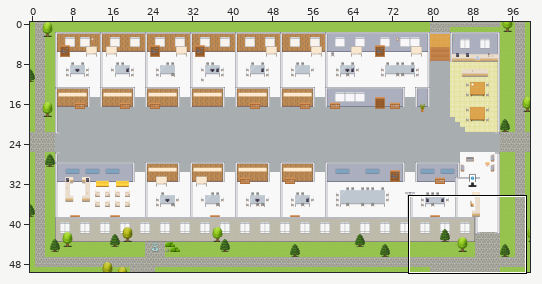
Two states of a Tiled map (JSON), maps/Lab-Enablement-Platform.tmj. Above, an overview of the earlier version with the close-up marked.
Close-up. Old version:
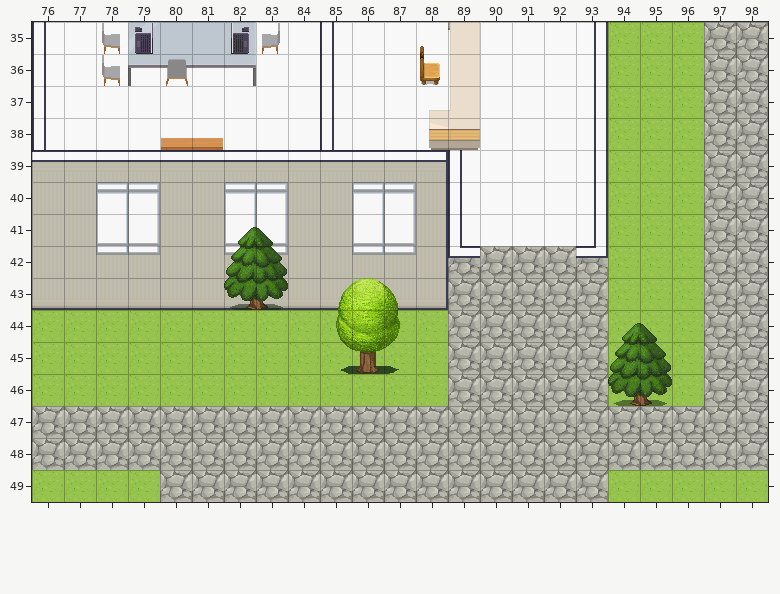
Cells are 32x32 px. Shown: x 76..98, y 35..49. The commit also changed other parts of the map, which this record leaves out.
After the commit:
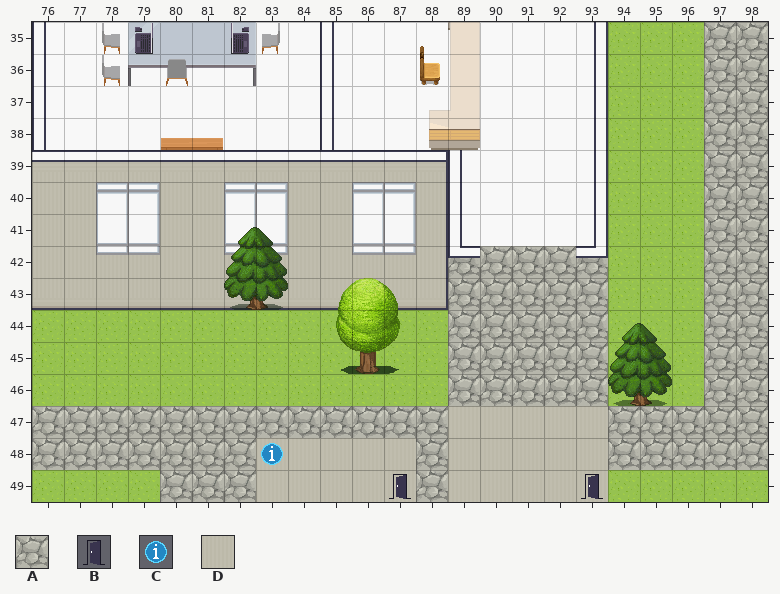
Key: from "Exterior": A 638; from "User_Zones": B 65, C 104; from "room2": D 328.
_ is an empty cell, . an unchanged one.
The exact change:
--- layer "outside"
@@ x 89..93 @@
-47 AAAAA
-48 AAAAA
-49 AAAAA
+47 DDDDD
+48 DDDDD
+49 DDDDD
--- layer "floors"
@@ x 83..87 @@
-48 _____
-49 _____
+48 DDDDD
+49 DDDDD
--- layer "zones"
@@ x 83..93 @@
-48 _..........
-49 ...._....._
+48 C..........
+49 ....B.....B
Pixel boxes of the changes (left, top, right, bottom) in both close-ups:
changed: (448, 406, 608, 502)
added: (256, 438, 416, 502)
